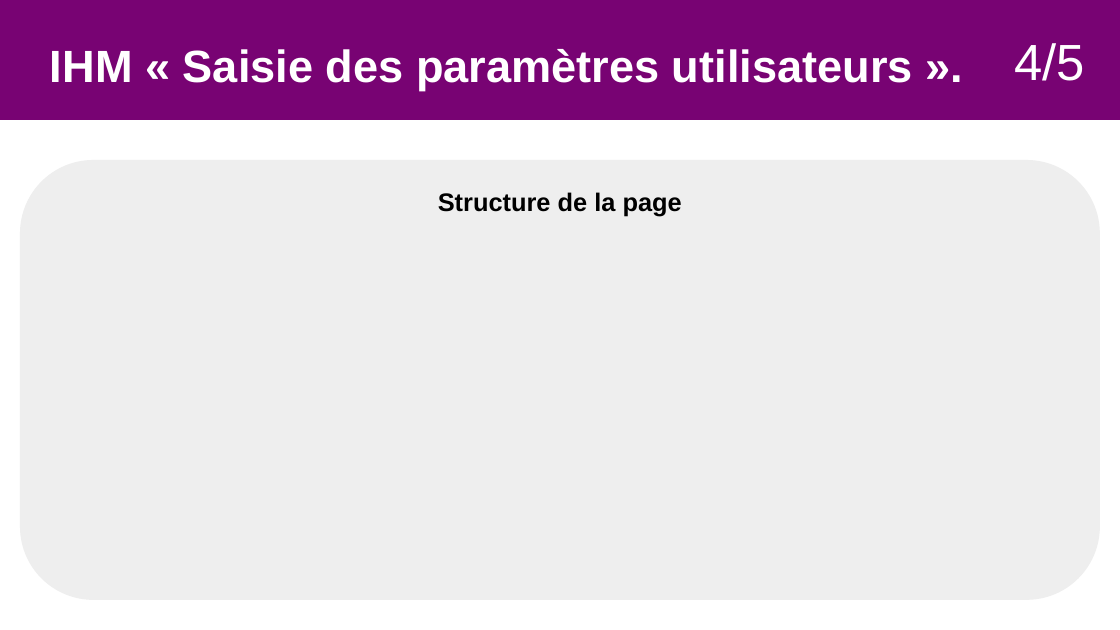
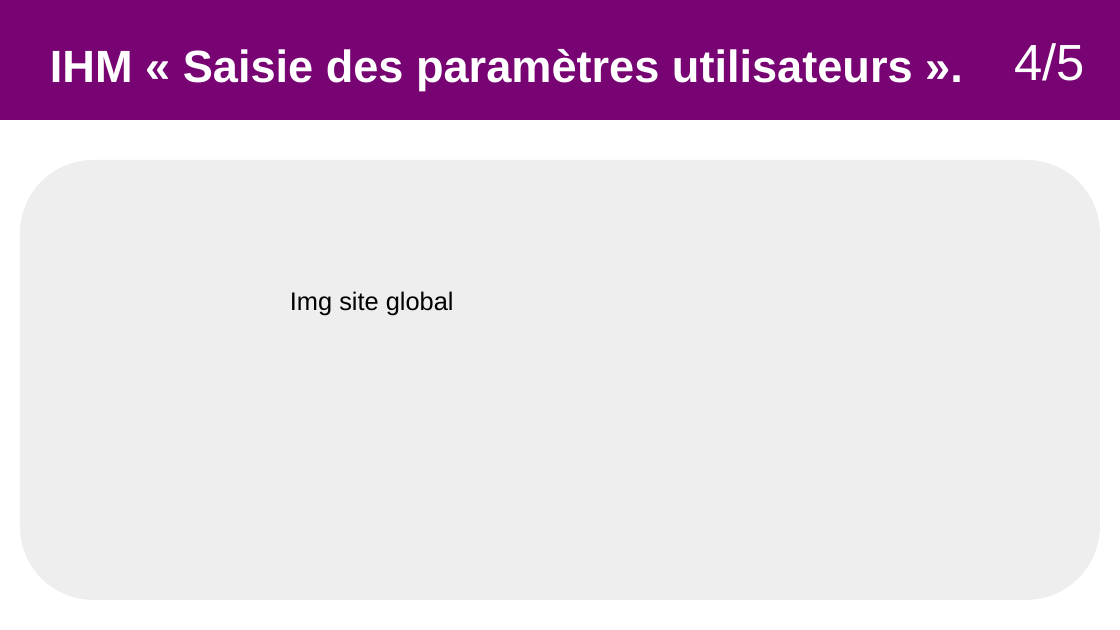
Before and after one commit to Sauvage89/sechoir-houblon, a slide deck: slide 38 of doc/diaporama/revu2/revu2_sauvage.odp (slide 31 before the commit). Drawn at 1120x630 pixels with LibreOffice and Linux fonts; fonts in the diff are those of the drawing. Boxes give left, top, right and bottom in pixels: in the first picture for what was removed or moved away, otherwise in the second. Text is boxed around its words. In the diff, an @@ line names an element or a change of style, - is before the commit and + after.

Commit message:
doc(revu2sauvage): ajout dans le diapo de l'explicaiton de la bdd, du site web, et de l'ihm

```diff
--- a/doc/diaporama/revu2/revu2_sauvage.odp
+++ b/doc/diaporama/revu2/revu2_sauvage.odp
@@ text in rounded rectangle at (438, 192, 682, 217): text removed @@
-Structure de la page
@@ text added at (290, 291, 454, 315), 18 pt, text #000000 @@
+Img site global
```
Also in this commit, not shown: 4 other slides changed, 16 slides added, 6 slides removed.
